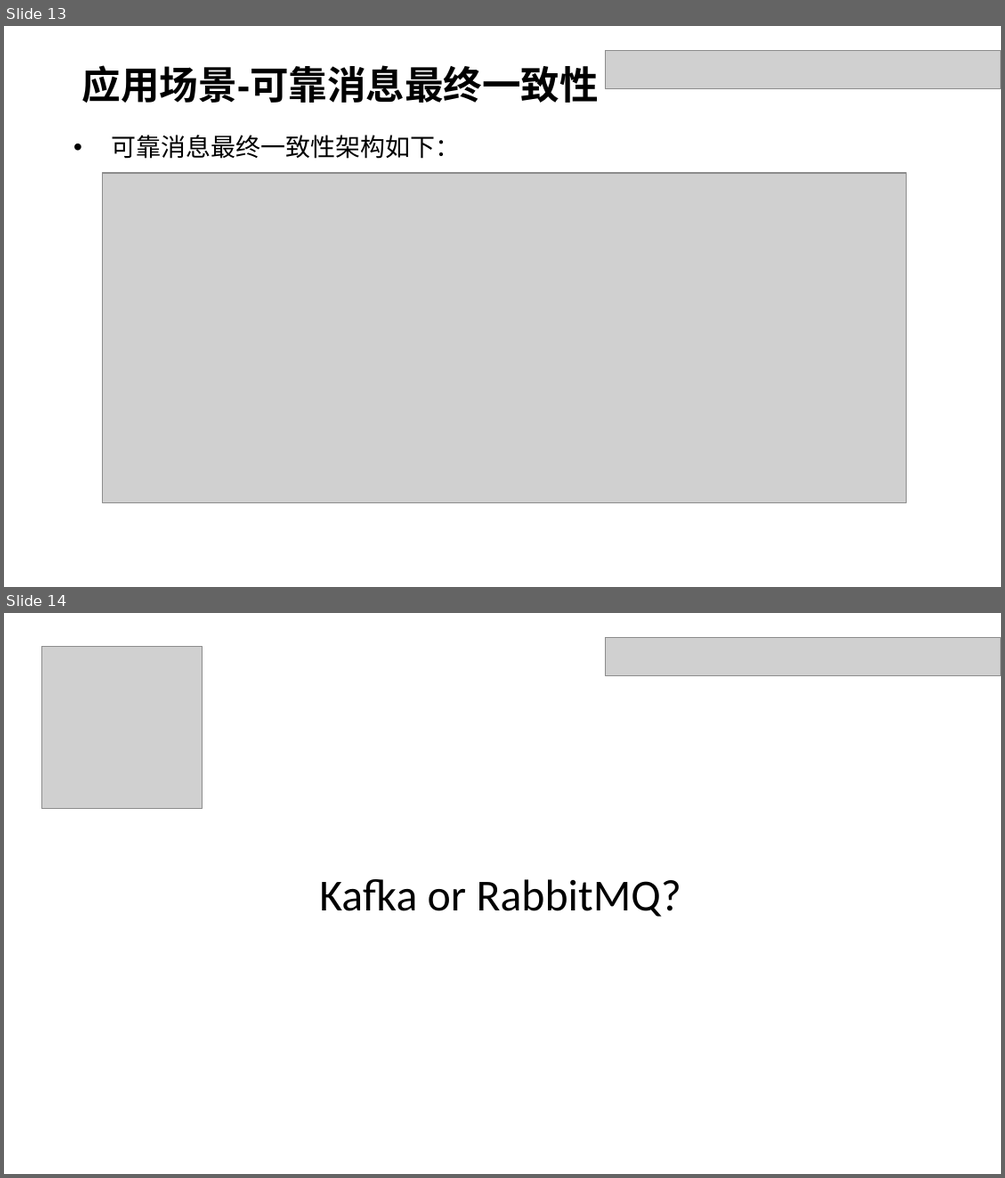
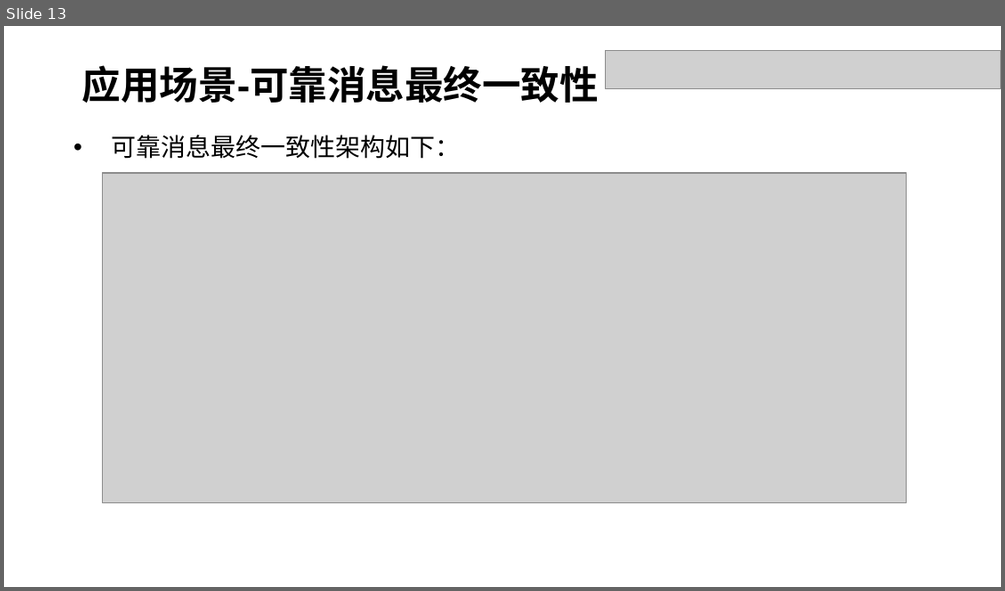
Before and after one commit to dxh122685692/doc, a slide deck: 分享.pptx. Shown one above the other, each under a label of ours: slides 13 and 14 before the commit, slide 13 after it. The pictures are 1005x1178 and 1005x591 pixels, drawn with LibreOffice and Linux fonts; fonts in the diff are those of the drawing; grey boxes stand for pictures. Boxes give left, top, right and bottom in pixels: in the first picture for what was removed or moved away, otherwise in the second. Text is boxed around its words. In the diff, an @@ line names an element or a change of style, - is before the commit and + after.

```diff
--- a/分享.pptx
+++ b/分享.pptx
@@ slide 14 removed at (4, 613, 1001, 1174), background #FFFFFF @@
@@ picture removed at (605, 638, 1001, 676) @@
@@ picture removed at (42, 646, 202, 807) @@
@@ text removed at (319, 879, 681, 916) @@
-Kafka or RabbitMQ?
```
Also in this commit, not shown: 4 slides changed, 4 slides added, 5 other slides removed.
